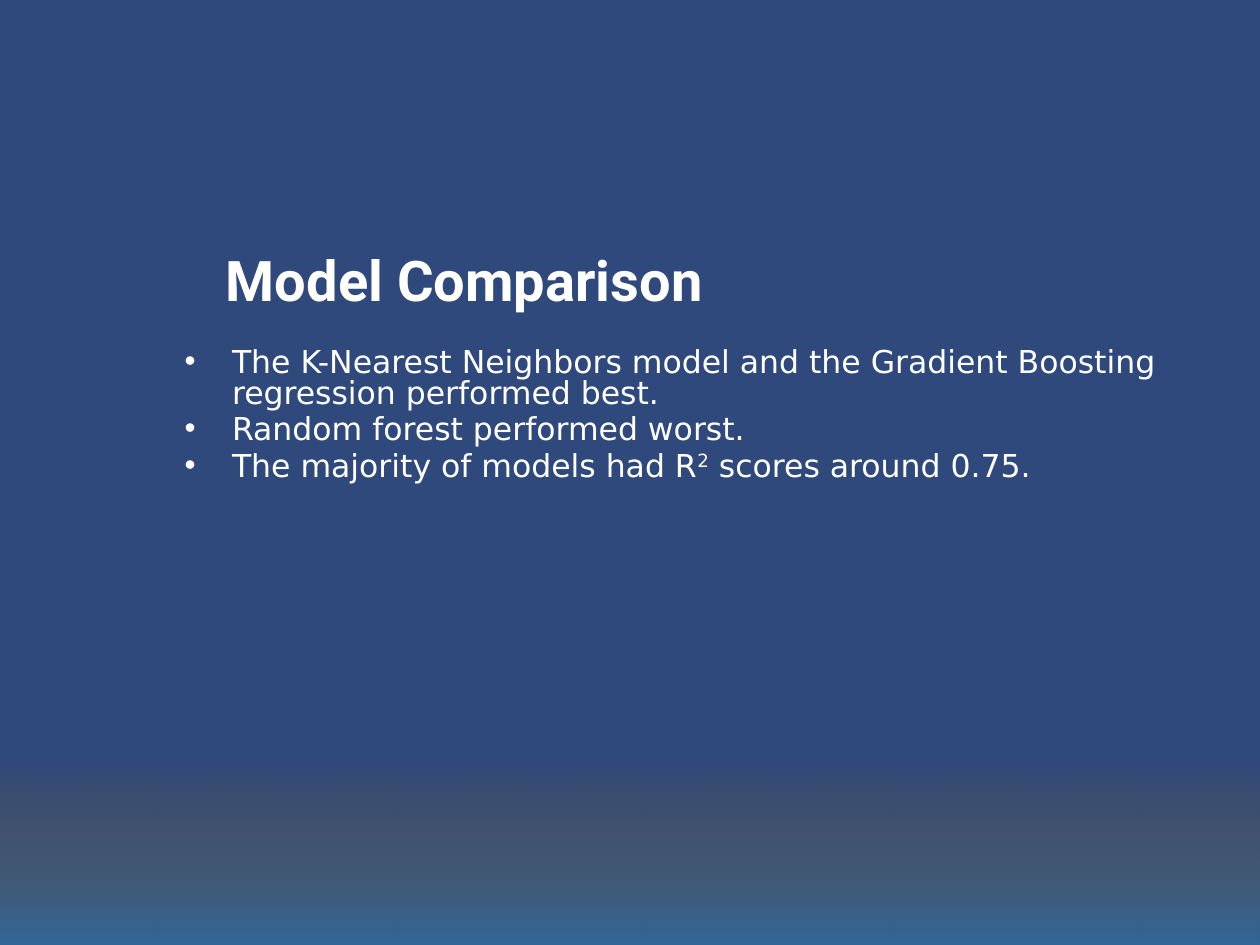
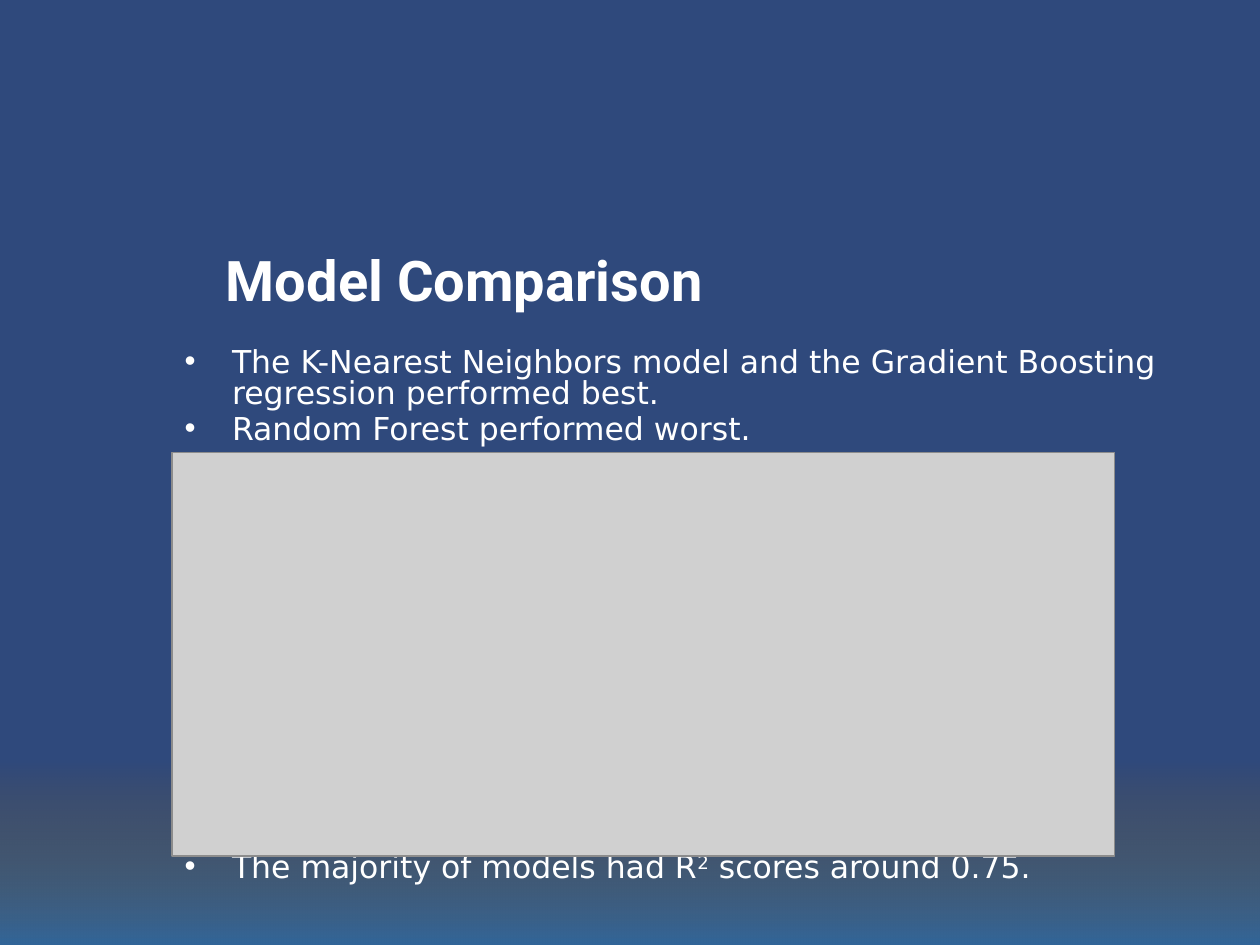
Before and after one commit to yfstafford/Thinkful, a slide deck: slide 24 of Unit 3/Capstone/Unit 3 Capstone Car MSRP.pptx (slide 23 before the commit). Drawn at 1260x945 pixels with LibreOffice and Linux fonts; fonts in the diff are those of the drawing; grey boxes stand for pictures; background and template pictures are left out. Boxes give left, top, right and bottom in pixels: in the first picture for what was removed or moved away, otherwise in the second. Text is boxed around its words. In the diff, an @@ line names an element or a change of style, - is before the commit and + after.

```diff
--- a/Unit 3/Capstone/Unit 3 Capstone Car MSRP.pptx
+++ b/Unit 3/Capstone/Unit 3 Capstone Car MSRP.pptx
@@ text at box(232, 416, 751, 447): text changed @@
-• Random forest performed worst.
+• Random Forest performed worst.
@@ picture added at box(173, 452, 1115, 856) @@
```
Also in this commit, not shown: 6 other slides changed, 1 slide added, 1 other file.
